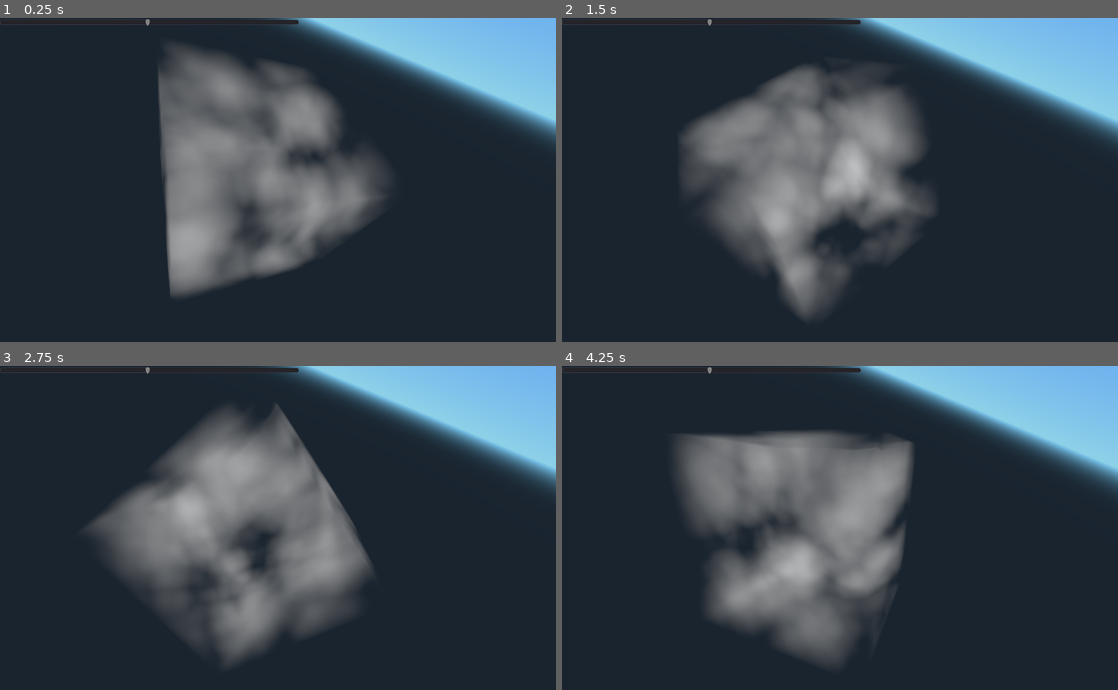
Above: before the commit, frames 1-4 (two rows, left to right).
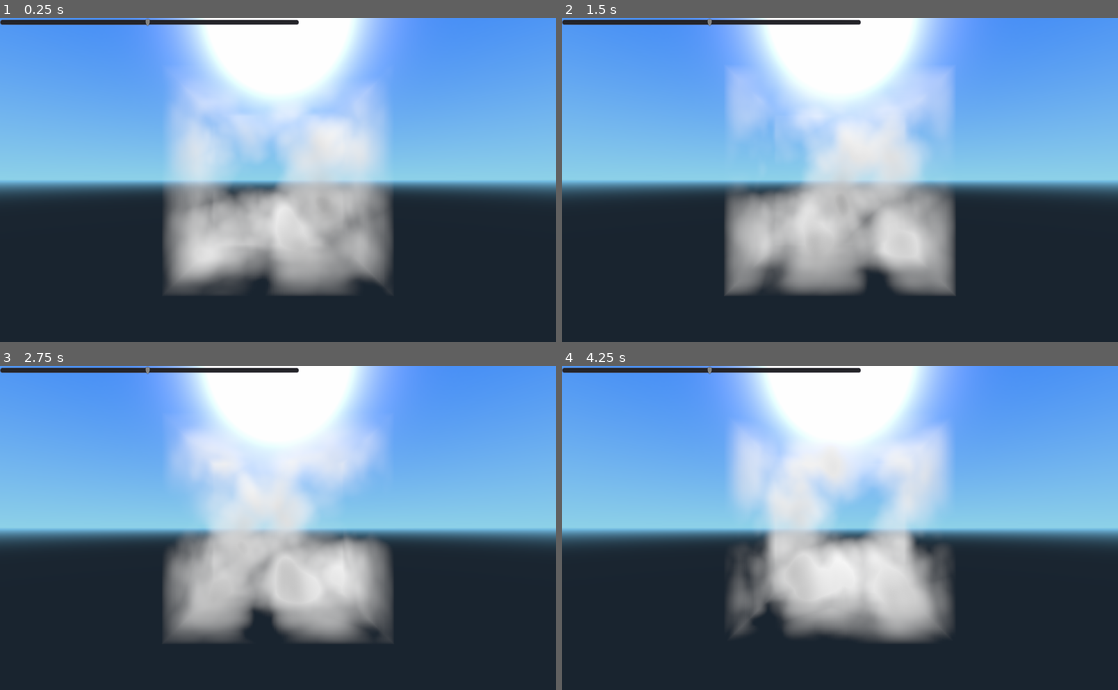
Above: after the commit, the same moments.

Repository: BastiaanOlij/godot-worley-shader
Game: Godot game, scene res://Main.tscn
Two runs of this game, one before a commit and one after it. Both use one fixed random seed, a clock stepped at 60 frames per second and the inputs below.
Inputs (mouse positions are in pixels of both pictures, inside the frame that each line leads up to):
- Up to frame 1 (0.25 s): no input
- Up to frame 2 (1.5 s): move the mouse to (962, 163) at 0.52 s; click (962, 163) at 0.67 s; move the mouse to (728, 196) at 1.27 s; click (728, 196) at 1.42 s
- Up to frame 3 (2.75 s): move the mouse to (333, 456) at 2.02 s; click (333, 456) at 2.17 s
- Up to frame 4 (4.25 s): move the mouse to (812, 592) at 2.77 s; click (812, 592) at 2.92 s; move the mouse to (1006, 576) at 3.52 s; click (1006, 576) at 3.67 s

The runs differ from the first frame. In frame 1, 64% of the frame differs, in the area x 0-100%, y 0-87%; in frame 2, 65%; in frame 3, 67%, in the area x 0-100%, y 0-93%; in frame 4, 65%.

Commit message:
Couple of tweaks

Diff:
--- /dev/null
+++ b/Camera_Pivot.gd
@@ -0,0 +1,22 @@
+extends Position3D
+
+var x_angle = 0.0
+var y_angle = 0.0
+var half_pi = PI * 0.5
+var mouse_sensitivity = 0.01
+
+func _input(event):
+	if event is InputEventMouseMotion and Input.is_mouse_button_pressed(1) and event.position.y > 50:
+		x_angle -= event.relative.x * mouse_sensitivity
+		y_angle -= event.relative.y * mouse_sensitivity
+
+		# limit our up/down angle
+		if y_angle > half_pi:
+			y_angle = half_pi
+		elif y_angle < -half_pi:
+			y_angle = -half_pi
+
+		var new_basis = Basis()
+		new_basis = new_basis.rotated(Vector3(1.0, 0.0, 0.0), y_angle)
+		new_basis = new_basis.rotated(Vector3(0.0, 1.0, 0.0), x_angle)
+		transform.basis = new_basis
--- a/Main.gd
+++ b/Main.gd
@@ -5,7 +5,7 @@
 func _process(delta):
 	angle += delta;
 
-	$TestCube.transform.basis = Basis(Vector3(0.5, 0.25, 0.1).normalized(), angle)
+	# $TestCube.transform.basis = Basis(Vector3(0.5, 0.25, 0.1).normalized(), angle)
 
 func _ready():
 	$HSlider.value = $Worley_texture.max_distance * 100.0
--- a/Main.tscn
+++ b/Main.tscn
@@ -1,7 +1,8 @@
-[gd_scene load_steps=10 format=2]
+[gd_scene load_steps=8 format=2]
 
 [ext_resource path="res://Main.gd" type="Script" id=1]
 [ext_resource path="res://addons/shader_procedural_textures/Worley_texture.tscn" type="PackedScene" id=2]
+[ext_resource path="res://Camera_Pivot.gd" type="Script" id=3]
 
 [sub_resource type="CubeMesh" id=1]
 
@@ -17,14 +18,16 @@
 
 uniform sampler2D albedo_texture : hint_albedo;
 uniform float depth = 128.0;
-uniform vec3 light_dir = vec3(1.0, 1.0, 1.0);
+uniform vec3 light_dir = vec3(0.0, 1.0, -1.0);
+uniform float step_factor = 2.0;
 
 varying vec3 pos;
 varying vec3 dir;
 varying vec3 ldir;
+varying vec3 offset;
 
 vec4 texture3d(sampler2D p_texture, vec3 p_uvw) {
-	vec3 mod_uvw = mod(p_uvw, 1.0);
+	vec3 mod_uvw = mod(p_uvw + offset, 1.0);
 
 	float fd = mod_uvw.z * depth;
 	float fz = floor(fd);
@@ -49,7 +52,10 @@
 	dir = (inverse(MODELVIEW_MATRIX) * vec4(normalize(VERTEX), 0.0)).xyz;
 
 	// and our light dir
-	ldir = normalize(light_dir);
+	ldir = (inverse(WORLD_MATRIX) * vec4(normalize(light_dir),0.0)).xyz;
+
+	// wind..
+	offset = vec3(TIME*0.2, 0.0, TIME*0.1);
 }
 
 float density(vec3 p_pos) {
@@ -68,9 +74,9 @@
 	vec3 color = vec3(0.0, 0.0, 0.0);
 
 	vec3 p = p_pos;
-	vec3 d = ldir / 16.0;
-	for(int i = 0; i < 64; i++) {
-		float dens = density(p * 0.5) * 0.001;
+	vec3 d = step_factor * ldir / 128.0;
+	for(int i = 0; i < 128; i++) {
+		float dens = density(p * 0.5) / 64.0;
 		color += vec3(dens, dens, dens);
 
 		// move towards the light...
@@ -91,9 +97,9 @@
 
 	// lets raymarch...
 	vec3 p = pos;
-	vec3 d = dir / 32.0;
+	vec3 d = step_factor * dir / 128.0;
 	for(int i = 0; i < 128; i++) {
-		float dens = density(p * 0.5) / 64.0;
+		float dens = density(p * 0.5) / 32.0;
 
 		color -= obsorb_light(p) * dens;
 		value += dens;
@@ -116,6 +122,7 @@
 	ALBEDO = clamp(color, 0.0, 1.0);
 	ALPHA = value;
 }"
+_sections_unfolded = [ "Resource" ]
 
 [sub_resource type="ViewportTexture" id=3]
 
@@ -131,75 +138,9 @@
 shader = SubResource( 2 )
 shader_param/depth = 128.0
 shader_param/light_dir = null
+shader_param/step_factor = 2.0
 shader_param/albedo_texture = SubResource( 3 )
 _sections_unfolded = [ "Resource", "shader_param" ]
-
-[sub_resource type="PlaneMesh" id=5]
-
-size = Vector2( 2, 256 )
-subdivide_width = 0
-subdivide_depth = 0
-_sections_unfolded = [ "Resource" ]
-
-[sub_resource type="ViewportTexture" id=6]
-
-resource_local_to_scene = true
-flags = 0
-viewport_path = NodePath("Worley_texture")
-
-[sub_resource type="SpatialMaterial" id=7]
-
-resource_local_to_scene = true
-render_priority = 0
-flags_transparent = false
-flags_unshaded = false
-flags_vertex_lighting = false
-flags_no_depth_test = false
-flags_use_point_size = false
-flags_world_triplanar = false
-flags_fixed_size = false
-flags_albedo_tex_force_srgb = false
-vertex_color_use_as_albedo = false
-vertex_color_is_srgb = false
-params_diffuse_mode = 0
-params_specular_mode = 0
-params_blend_mode = 0
-params_cull_mode = 0
-params_depth_draw_mode = 0
-params_line_width = 1.0
-params_point_size = 1.0
-params_billboard_mode = 0
-params_grow = false
-params_use_alpha_scissor = false
-albedo_color = Color( 1, 1, 1, 1 )
-albedo_texture = SubResource( 6 )
-metallic = 0.0
-metallic_specular = 0.5
-metallic_texture_channel = 0
-roughness = 0.0
-roughness_texture_channel = 0
-emission_enabled = false
-normal_enabled = false
-rim_enabled = false
-clearcoat_enabled = false
-anisotropy_enabled = false
-ao_enabled = false
-depth_enabled = false
-subsurf_scatter_enabled = false
-transmission_enabled = false
-refraction_enabled = false
-detail_enabled = false
-uv1_scale = Vector3( 1, 1, 1 )
-uv1_offset = Vector3( 0, 0, 0 )
-uv1_triplanar = false
-uv1_triplanar_sharpness = 1.0
-uv2_scale = Vector3( 1, 1, 1 )
-uv2_offset = Vector3( 0, 0, 0 )
-uv2_triplanar = false
-uv2_triplanar_sharpness = 1.0
-proximity_fade_enable = false
-distance_fade_enable = false
-_sections_unfolded = [ "Albedo", "Resource", "Vertex Color" ]
 
 [node name="Main" type="Spatial" index="0"]
 
@@ -225,41 +166,7 @@
 material/0 = SubResource( 4 )
 _sections_unfolded = [ "Transform", "material" ]
 
-[node name="TestTexture" type="MeshInstance" parent="." index="2"]
-
-transform = Transform( 0.0503945, -0.15441, 0.986721, 0.950651, 0.310262, 0, -0.306142, 0.938027, 0.162426, 0, 0, -1.75436 )
-visible = false
-layers = 1
-material_override = null
-cast_shadow = 1
-extra_cull_margin = 0.0
-use_in_baked_light = false
-lod_min_distance = 0.0
-lod_min_hysteresis = 0.0
-lod_max_distance = 0.0
-lod_max_hysteresis = 0.0
-mesh = SubResource( 5 )
-skeleton = NodePath("..")
-material/0 = SubResource( 7 )
-_sections_unfolded = [ "material" ]
-
-[node name="Camera" type="Camera" parent="." index="3"]
-
-transform = Transform( 0.903796, -0.0584548, -0.423953, 0.317138, 0.756647, 0.571759, 0.287361, -0.651205, 0.702393, -0.94162, 1.7228, 2.1462 )
-keep_aspect = 1
-cull_mask = 1048575
-environment = null
-h_offset = 0.0
-v_offset = 0.0
-doppler_tracking = 0
-projection = 0
-current = false
-fov = 70.0
-size = 1.0
-near = 0.05
-far = 100.0
-
-[node name="DirectionalLight" type="DirectionalLight" parent="." index="4"]
+[node name="DirectionalLight" type="DirectionalLight" parent="." index="2"]
 
 transform = Transform( 0.634859, -0.71067, 0.303153, 0.641306, 0.703525, 0.306232, -0.430906, 0, 0.902397, 0, 3.09252, 0 )
 layers = 1
@@ -286,7 +193,7 @@
 directional_shadow_depth_range = 0
 directional_shadow_max_distance = 200.0
 
-[node name="HSlider" type="HSlider" parent="." index="5"]
+[node name="HSlider" type="HSlider" parent="." index="3"]
 
 anchor_left = 0.0
 anchor_top = 0.0
@@ -313,4 +220,25 @@
 ticks_on_borders = false
 focus_mode = 2
 
+[node name="Camera Pivot" type="Position3D" parent="." index="4"]
+
+script = ExtResource( 3 )
+
+[node name="Camera" type="Camera" parent="Camera Pivot" index="0"]
+
+transform = Transform( 1, 0, 0, 0, 1, 0, 0, 0, 1, 0, 0, 3 )
+keep_aspect = 1
+cull_mask = 1048575
+environment = null
+h_offset = 0.0
+v_offset = 0.0
+doppler_tracking = 0
+projection = 0
+current = false
+fov = 70.0
+size = 1.0
+near = 0.05
+far = 100.0
+_sections_unfolded = [ "Transform" ]
+
 [connection signal="value_changed" from="HSlider" to="." method="_on_HSlider_value_changed"]
